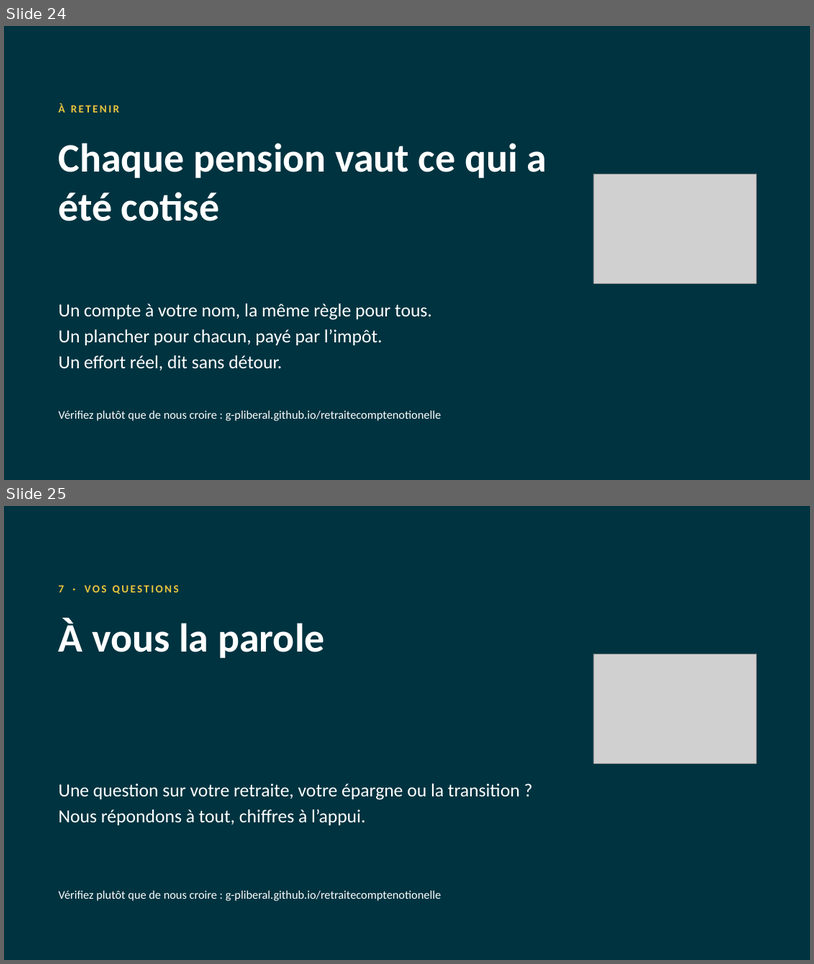
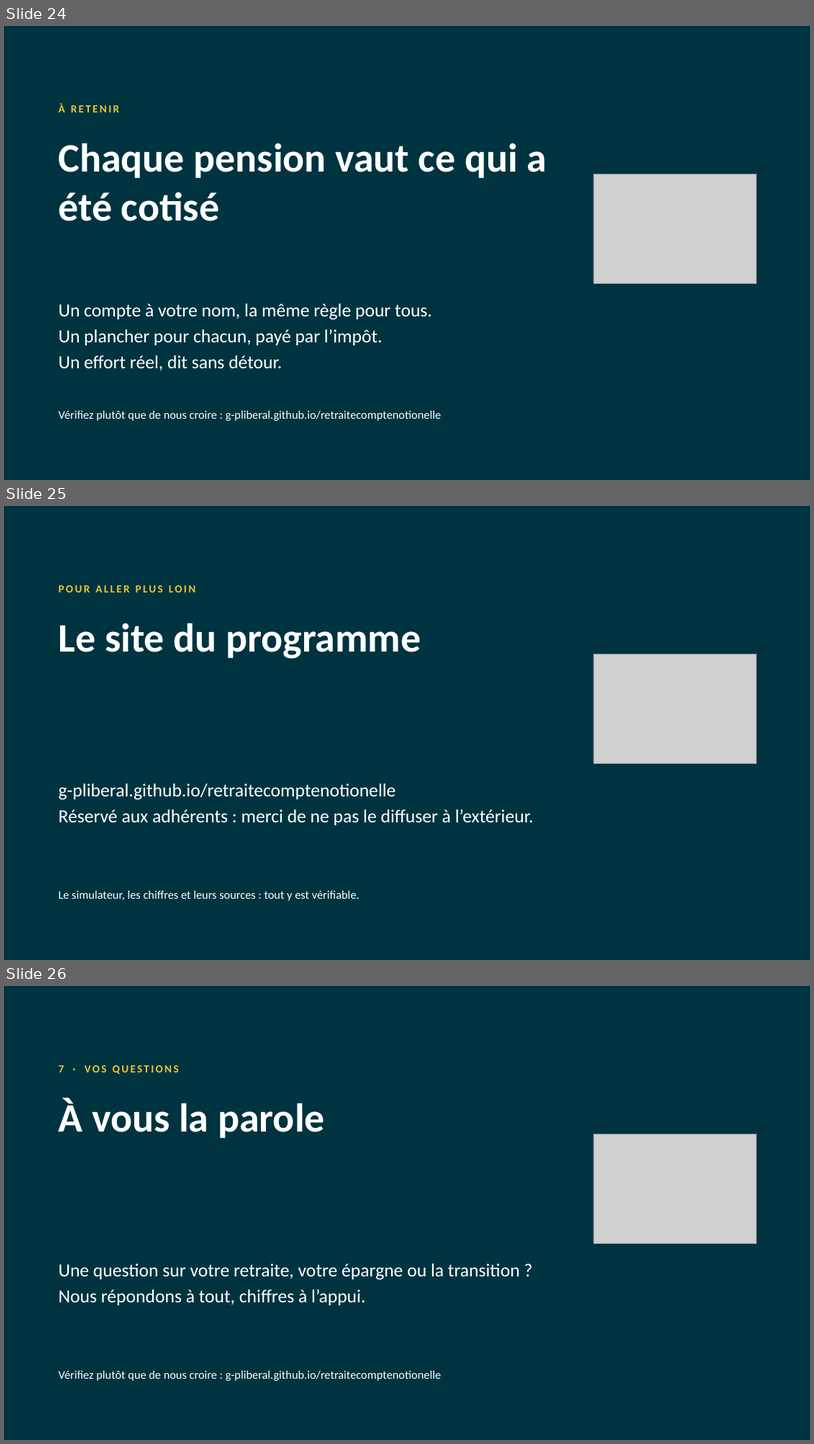
Before and after one commit to g-pliberal/retraitecomptenotionelle, a slide deck: docs/presentation_adherents_17_novembre_2026.pptx. Shown one above the other, each under a label of ours: slides 24 and 25 before the commit, slides 24, 25 and 26 after it. The pictures are 814x964 and 814x1444 pixels, drawn with LibreOffice and Linux fonts; fonts in the diff are those of the drawing; grey boxes stand for pictures. Boxes give left, top, right and bottom in pixels: in the first picture for what was removed or moved away, otherwise in the second. Text is boxed around its words. In the diff, an @@ line names an element or a change of style, - is before the commit and + after.

```diff
--- a/docs/presentation_adherents_17_novembre_2026.pptx
+++ b/docs/presentation_adherents_17_novembre_2026.pptx
@@ slide 25 added at box(4, 506, 810, 960), background #003340 @@
@@ text added at box(59, 585, 196, 592), 13 pt, text #E9C53D, bold @@
+POUR ALLER PLUS LOIN
@@ title added at box(59, 623, 421, 659), 48 pt, text #FFFFFF, bold @@
+Le site du programme
@@ picture added at box(594, 654, 757, 763) @@
@@ text added at box(59, 783, 534, 825), 22 pt, text #FFFFFF @@
+g-pliberal.github.io/retraitecomptenotionelle
+Réservé aux adhérents : merci de ne pas le diffuser à l’extérieur.
@@ text added at box(59, 890, 360, 901), 14 pt, text #FFFFFF @@
+Le simulateur, les chiffres et leurs sources : tout y est vérifiable.
@@ what was slide 25 is now slide 26 @@
```
